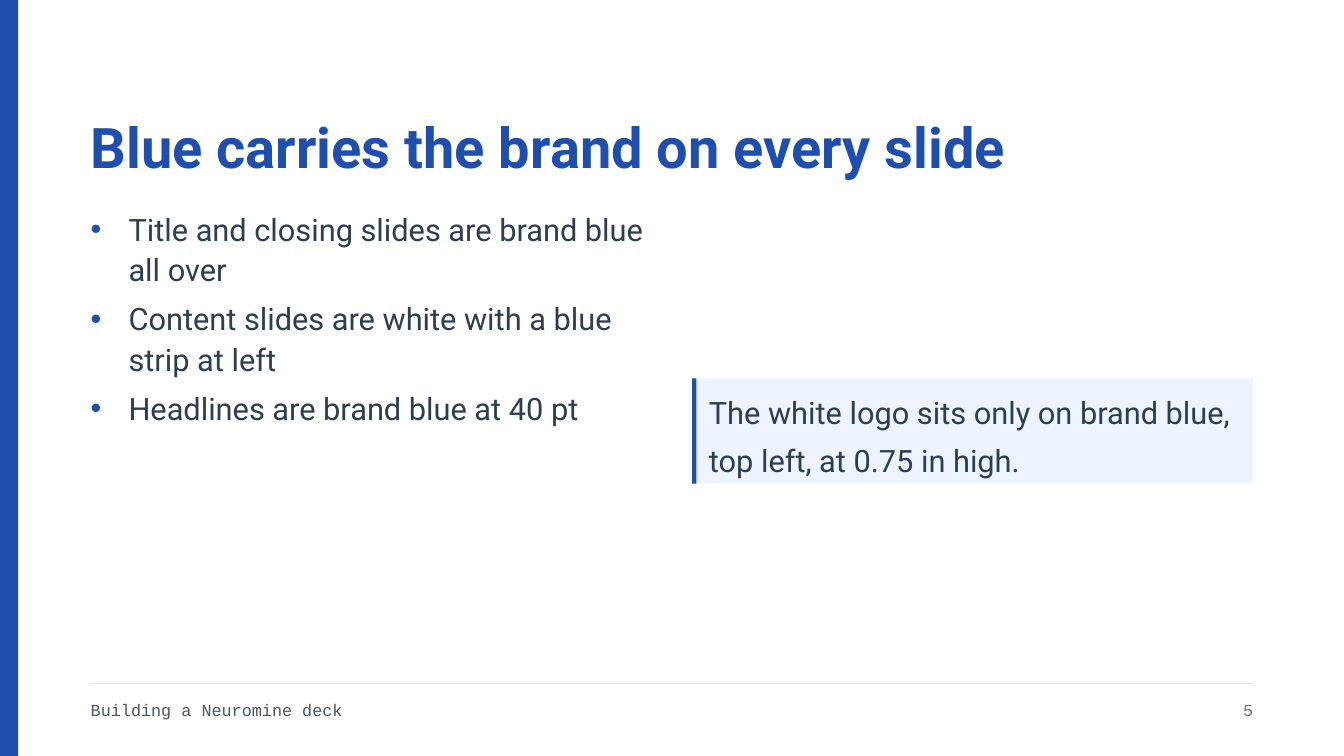
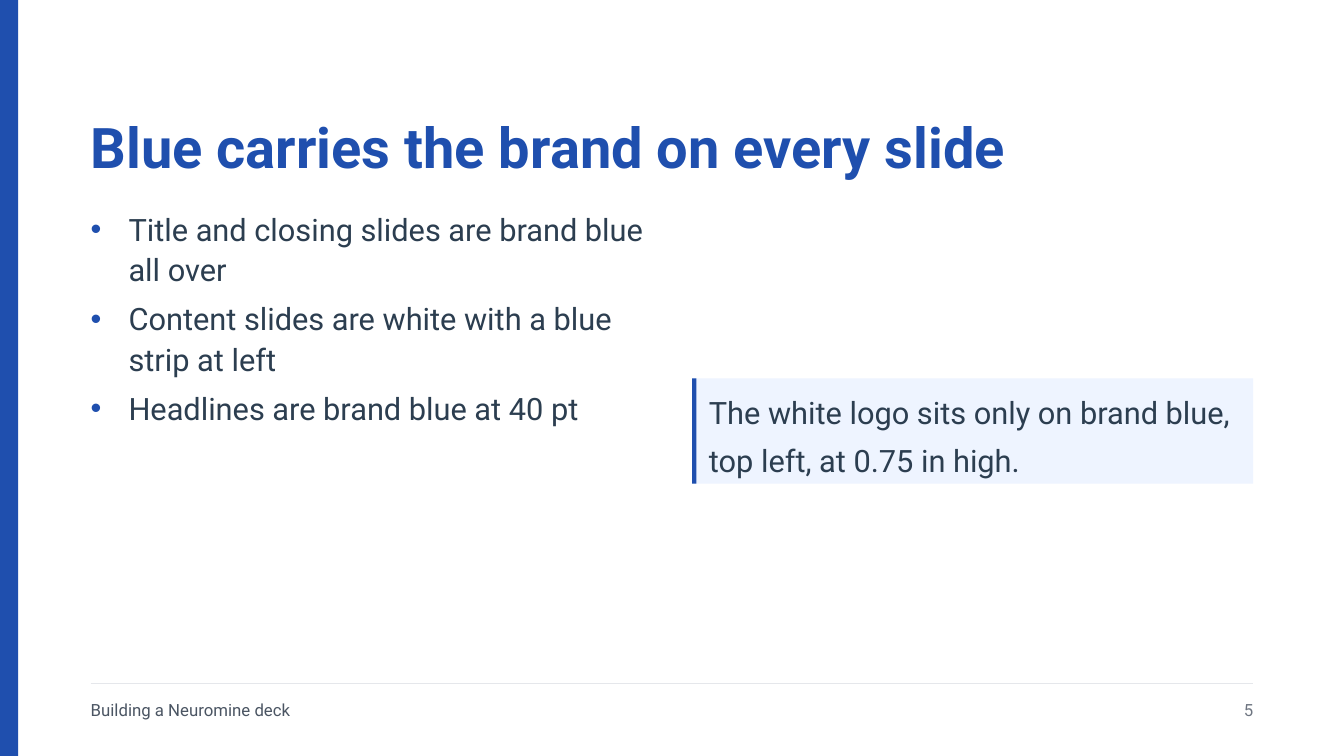
Before and after one commit to Neuromine-Data/brand-skill, a slide deck: slide 5 of assets/neuromine-sample.pptx. Drawn at 1344x756 pixels with LibreOffice and Linux fonts; fonts in the diff are those of the drawing. Boxes give left, top, right and bottom in pixels: in the first picture for what was removed or moved away, otherwise in the second. Text is boxed around its words. In the diff, an @@ line names an element or a change of style, - is before the commit and + after.

```diff
--- a/assets/neuromine-sample.pptx
+++ b/assets/neuromine-sample.pptx
@@ text "Building a Neuromine deck" at <box>91,703,291,720</box>: font Courier New to Roboto @@
```
Also in this commit, not shown: 6 other slides changed, 28 other files.
